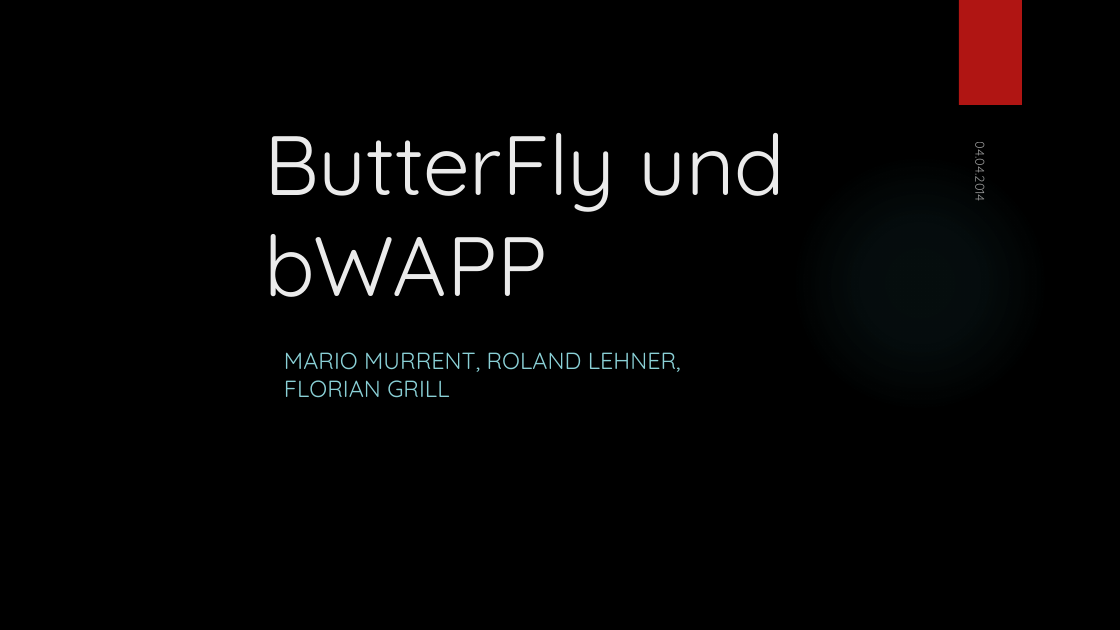
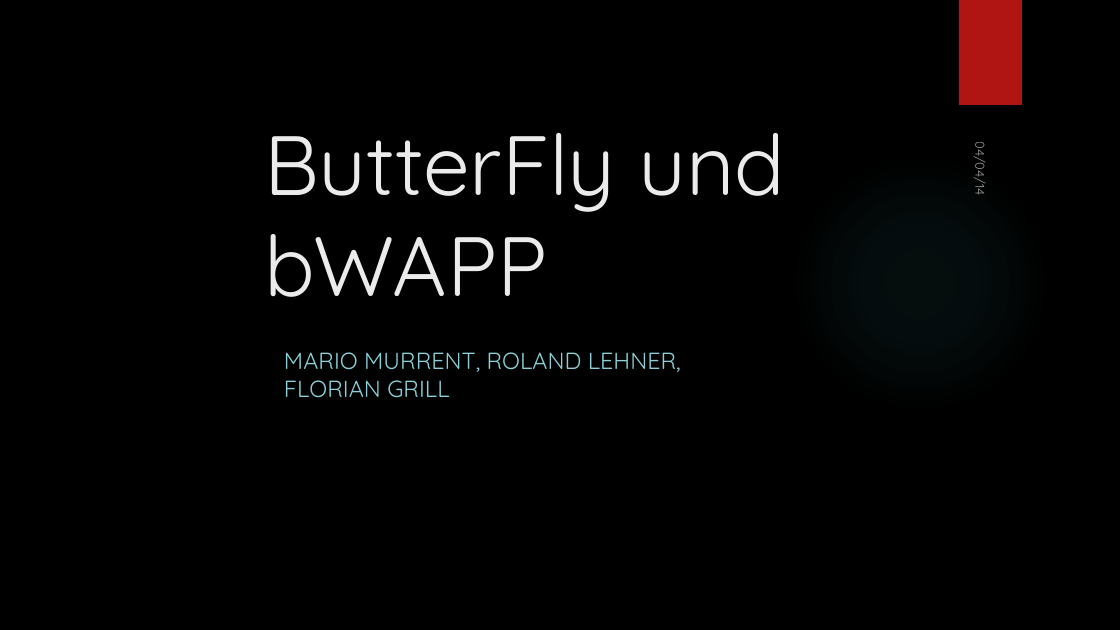
Before and after one commit to lightstalker89/MIT_SAD, a slide deck: slide 1 of second_semester/secure_webdevelopment/grill_lehner_murrent/Präsentation.pptx. Drawn at 1120x630 pixels with LibreOffice and Linux fonts; fonts in the diff are those of the drawing; background and template pictures are left out. Boxes give left, top, right and bottom in pixels: in the first picture for what was removed or moved away, otherwise in the second. Text is boxed around its words. In the diff, an @@ line names an element or a change of style, - is before the commit and + after.

Commit message:
+) Updated Presentation

```diff
--- a/second_semester/secure_webdevelopment/grill_lehner_murrent/Präsentation.pptx
+++ b/second_semester/secure_webdevelopment/grill_lehner_murrent/Präsentation.pptx
@@ text at <box>972,146,991,194</box>: text changed @@
-04.04.2014
+04/04/14
```
Also in this commit, not shown: 1 other slide changed, 1 other file.
